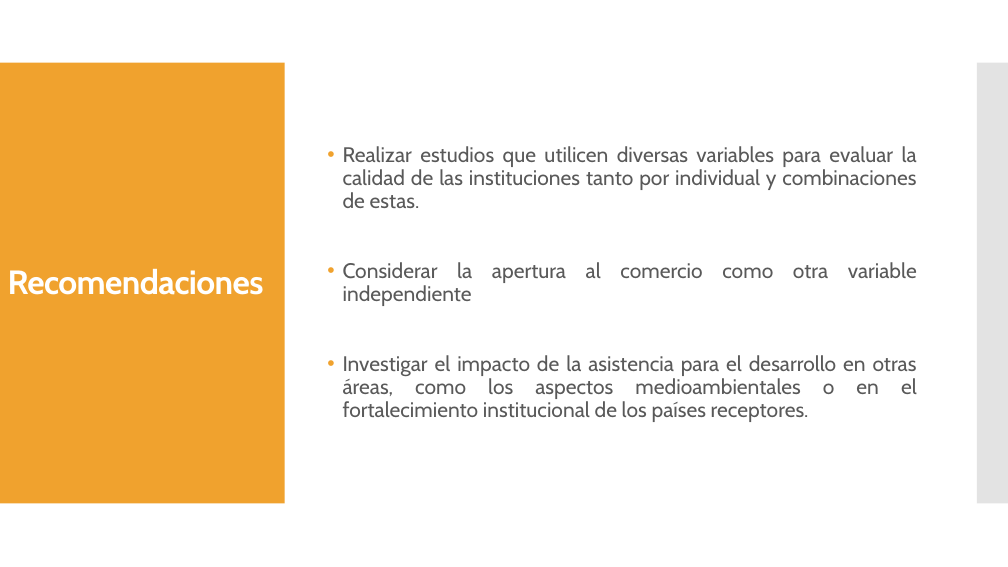
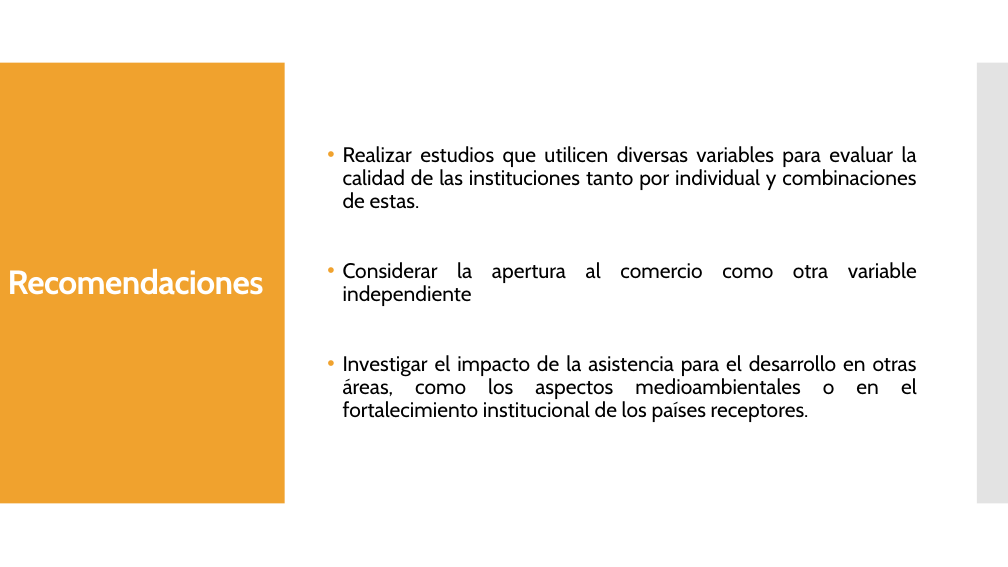
Before and after one commit to oemc/PES_research, a slide deck: slide 18 of Trabajo final/El efecto de la Asistencia Oficial para el desarrollo.pptx. Drawn at 1008x567 pixels with LibreOffice and Linux fonts; fonts in the diff are those of the drawing. Boxes give left, top, right and bottom in pixels: in the first picture for what was removed or moved away, otherwise in the second. Text is boxed around its words. In the diff, an @@ line names an element or a change of style, - is before the commit and + after.

```diff
--- a/Trabajo final/El efecto de la Asistencia Oficial para el desarrollo.pptx
+++ b/Trabajo final/El efecto de la Asistencia Oficial para el desarrollo.pptx
@@ text "Realizar estudios que utilicen diversas ..." at (343, 146, 917, 422): text colour #595959 to #000000 @@
```
Also in this commit, not shown: 2 other slides changed.
